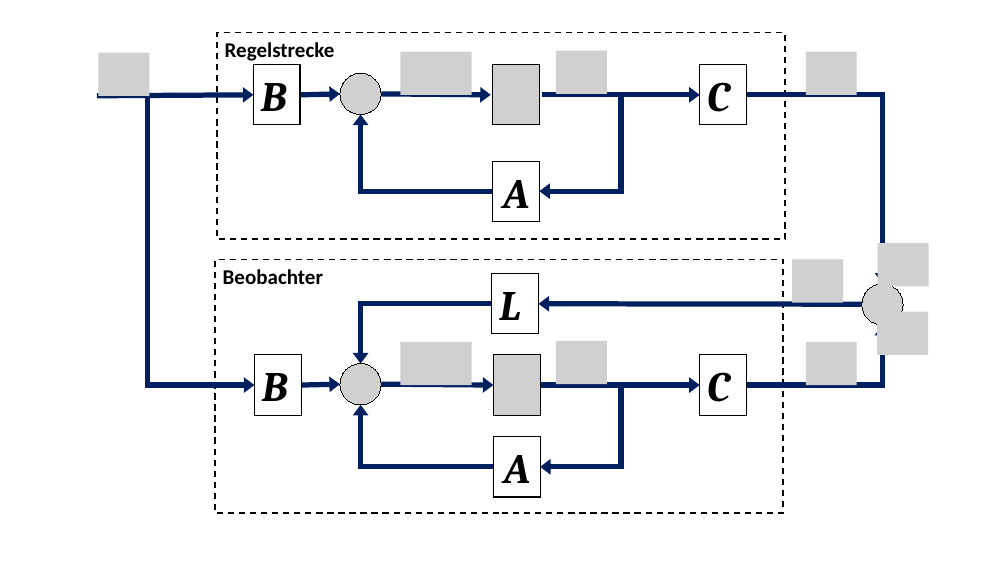
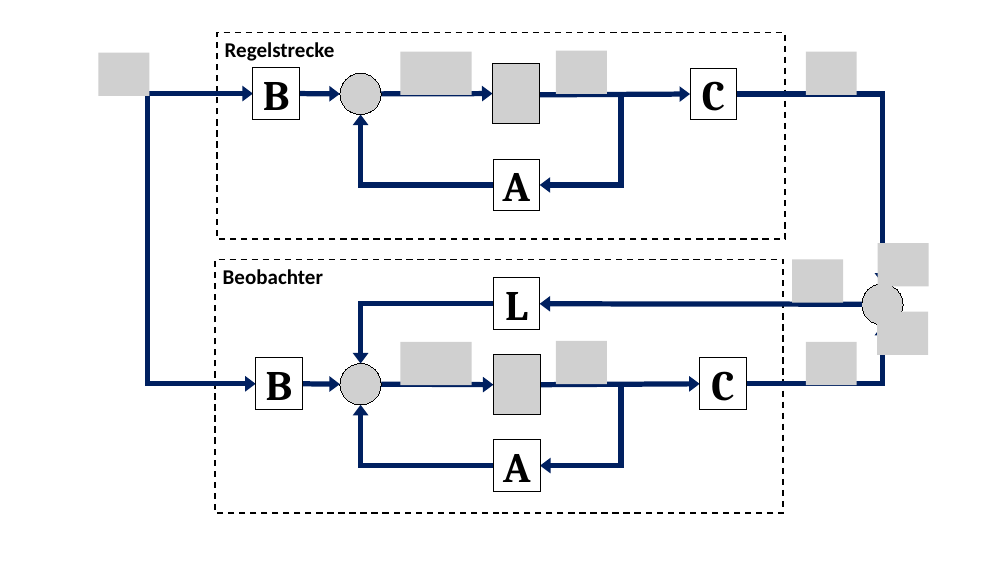
Before and after one commit to MichaelMMMMM/Bachelor, a slide deck: slide 2 of Bachelor/1_Ausarbeitung/2_RT_Edge/img/RT_Edge.pptx. Drawn at 1008x567 pixels with LibreOffice and Linux fonts; fonts in the diff are those of the drawing; grey boxes stand for pictures. Boxes give left, top, right and bottom in pixels: in the first picture for what was removed or moved away, otherwise in the second. Text is boxed around its words. In the diff, an @@ line names an element or a change of style, - is before the commit and + after.

```diff
--- a/Bachelor/1_Ausarbeitung/2_RT_Edge/img/RT_Edge.pptx
+++ b/Bachelor/1_Ausarbeitung/2_RT_Edge/img/RT_Edge.pptx
@@ rectangle "B": place and size @@
-rectangle "B" at (253,65,300,126)
+rectangle "B" at (253,68,300,120)
@@ italic off; alignment justified to centre in 5 elements at (493,278,540,330), (253,68,300,120), (699,358,746,410), (256,358,302,410), (690,68,737,120) @@
@@ rectangle "C": place and size @@
-rectangle "C" at (699,65,746,126)
+rectangle "C" at (690,68,737,120)
@@ arrow moved from (97, 96) - (253, 95) to (102, 94) - (253, 94) @@
@@ elbow arrow (147, 96) - (256, 384): route changed @@
@@ elbow arrow moved from (493, 191) - (361, 115) to (493, 185) - (361, 115) @@
@@ elbow arrow moved from (621, 94) - (540, 191) to (621, 94) - (540, 185) @@
@@ arrow moved from (542, 95) - (699, 95) to (540, 95) - (690, 94) @@
@@ elbow arrow moved from (746, 95) - (882, 284) to (737, 94) - (882, 284) @@
@@ rectangle "A" at (493,159,540,211): italic off @@
@@ rectangle "A": place and size @@
-rectangle "A" at (493,161,540,222)
+rectangle "A" at (493,159,540,211)
@@ rectangle "L": place and size @@
-rectangle "L" at (492,274,539,334)
+rectangle "L" at (493,278,540,330)
@@ elbow arrow (746, 384) - (882, 325): route changed @@
@@ rectangle "B": place and size @@
-rectangle "B" at (254,355,301,415)
+rectangle "B" at (256,358,302,410)
@@ rectangle "C": place and size @@
-rectangle "C" at (699,355,746,415)
+rectangle "C" at (699,358,746,410)
@@ elbow arrow (621, 384) - (540, 466): route changed @@
@@ elbow arrow (494, 466) - (361, 405): route changed @@
@@ rectangle "A": place and size @@
-rectangle "A" at (494,437,541,498)
+rectangle "A" at (494,440,541,492)
@@ rectangle "A" at (494,440,541,492): italic off @@
```
Also in this commit, not shown: 1 other slide changed, 33 other files.
